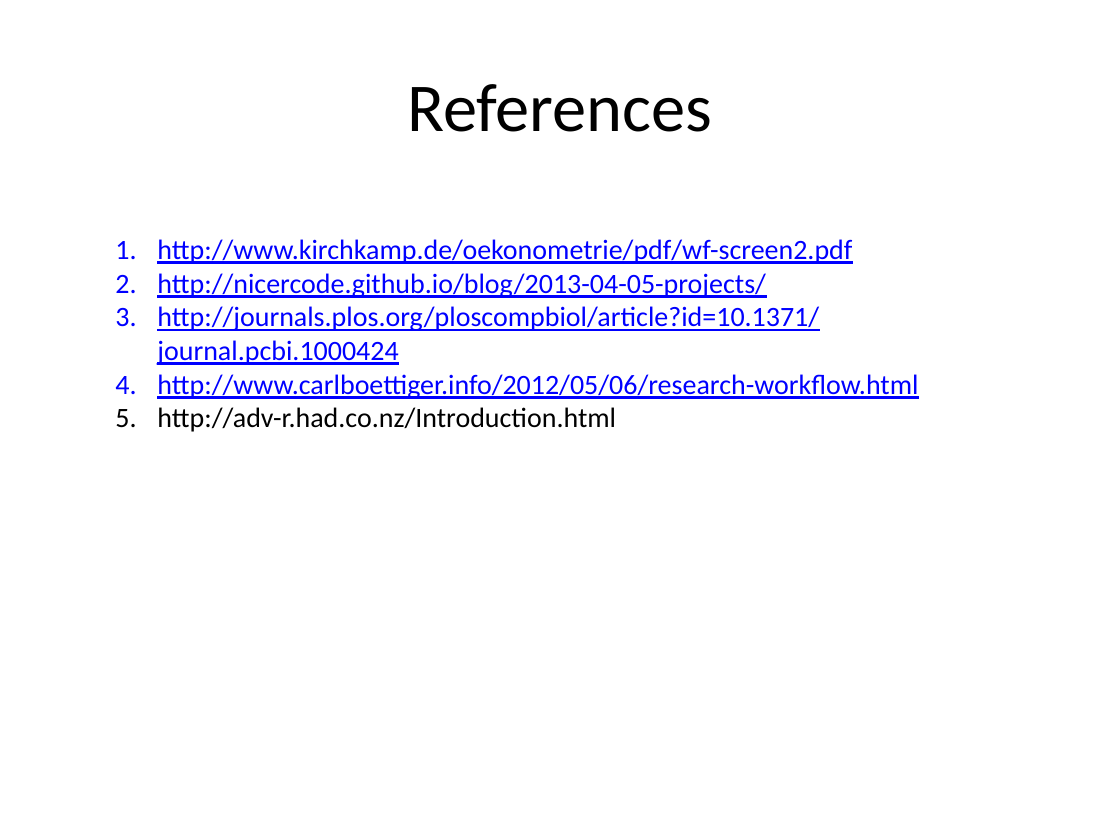
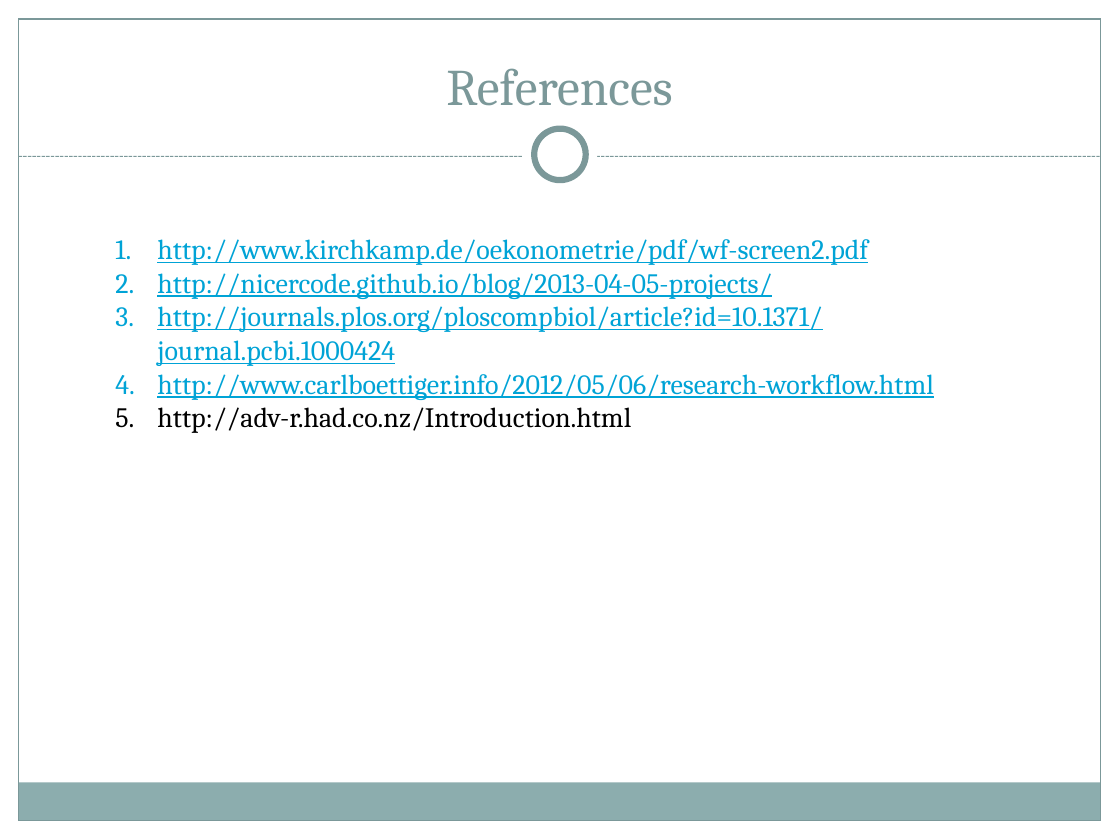
Before and after one commit to roxannebeauclair/RepoWorkFlow, a slide deck: slide 28 of Documents/Presentation Slides/Reproducible reports Delva Group Seminar 29 Feb to 04 March.pptx (slide 16 before the commit). Drawn at 1120x840 pixels with LibreOffice and Linux fonts; fonts in the diff are those of the drawing. Boxes give left, top, right and bottom in pixels: in the first picture for what was removed or moved away, otherwise in the second. Text is boxed around its words. In the diff, an @@ line names an element or a change of style, - is before the commit and + after.

Commit message:
Initiated scripts for project

```diff
--- a/Documents/Presentation Slides/Reproducible reports Delva Group Seminar 29 Feb to 04 March.pptx
+++ b/Documents/Presentation Slides/Reproducible reports Delva Group Seminar 29 Feb to 04 March.pptx
@@ rectangle added at [0,0,1120,170], fill #FFFFFF @@
@@ rectangle added at [0,0,19,840], fill #FFFFFF @@
@@ rectangle added at [19,19,1101,821], outline #7C999A 0.75 pt @@
@@ title "References": place and size @@
-title "References" at [407,84,712,132]
+title "References" at [446,68,672,106]
@@ title "References" at [446,68,672,106]: size 44 to 33 pt, font Calibri to Cambria, text colour #000000 to #7C999A; vertical alignment middle to bottom @@
@@ rectangle added at [1101,0,1120,840], fill #FFFFFF @@
@@ ellipse added at [523,118,598,193], fill #FFFFFF @@
@@ ellipse added at [534,129,586,180], fill #FFFFFF, outline #7C999A 4 pt @@
@@ line added from (19, 157) to (1101, 157), #7C999A 0.75 pt dashed @@
@@ text "http://www.kirchkamp.de/oekonometrie/pdf/wf-screen2.pdf" at [157,239,933,433]: font Calibri to Cambria; text colour #0000FF to #00A3D6 in "http://www.kirchkamp.de/oekonometrie/pdf/wf-screen2.pdf", "http://nicercode.github.io/blog/2013-04-05-projects/", "http://journals.plos.org/ploscompbiol/article?id=10.1371/jou ...", "http://www.carlboettiger.info/2012/05/06/research-workflow.h ..." @@
@@ rectangle added at [18,783,1100,821], fill #8CADAE @@
```
Also in this commit, not shown: 13 other slides changed, 14 slides added, 2 slides removed, 7 other files.
